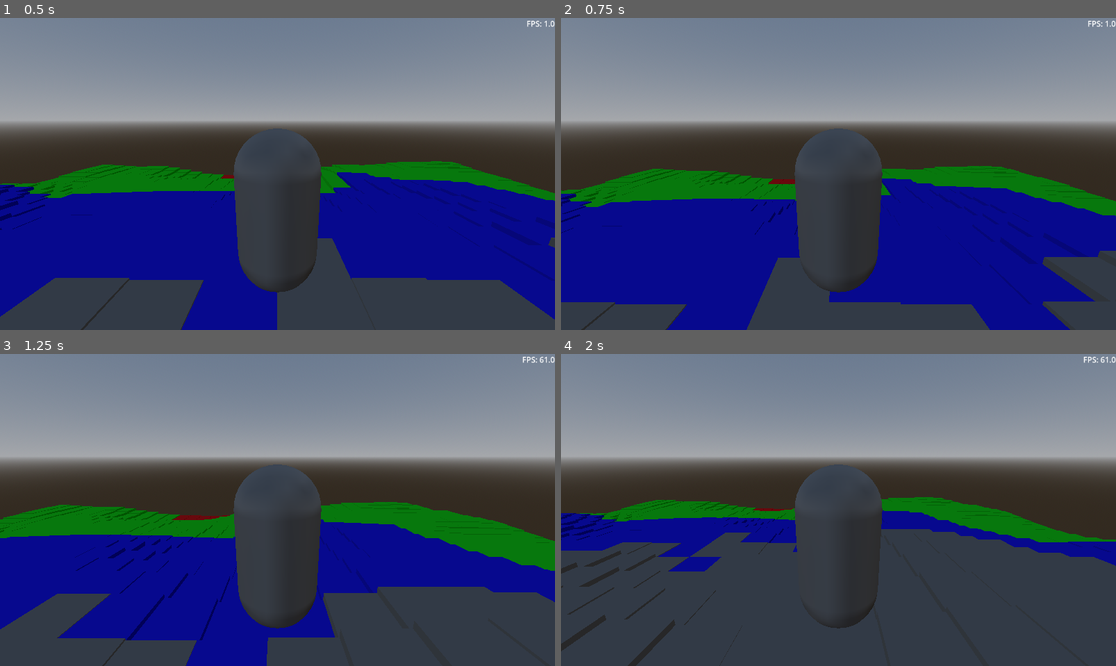
Above: before the commit, frames 1-4 (two rows, left to right).
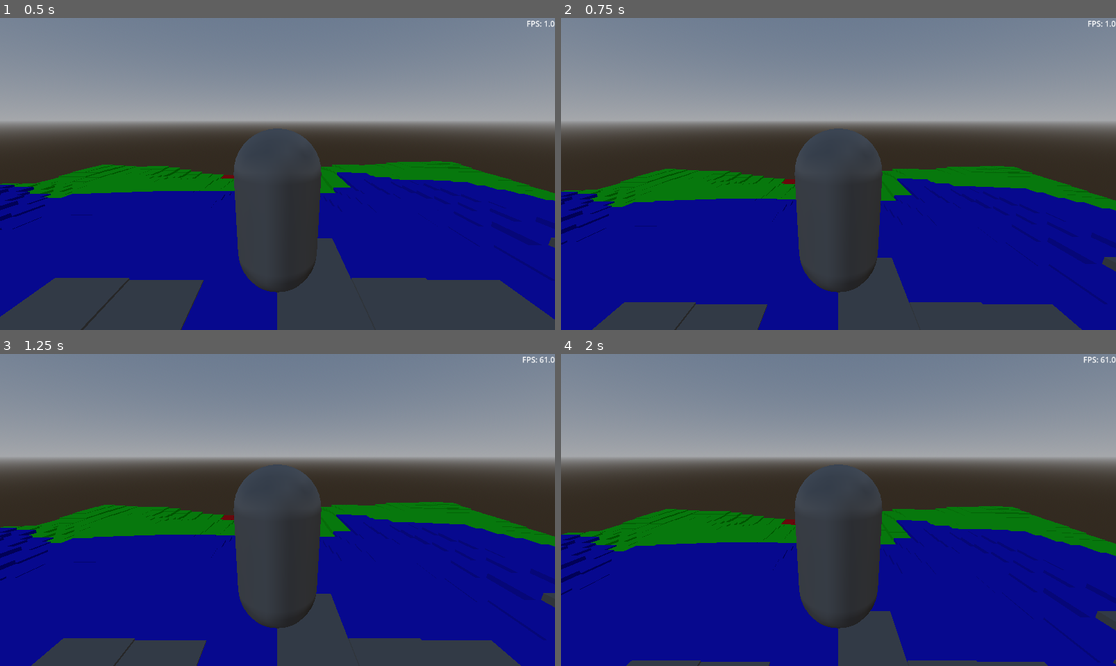
Above: after the commit, the same moments.

Repository: Javijarp/Godot-World-Generation-Tutorial
Game: Godot game, scene res://main.tscn
Two runs of this game, one before a commit and one after it. Both use one fixed random seed, a clock stepped at 60 frames per second and the inputs below.
Inputs:
- Up to frame 1 (0.5 s): no input
- Up to frame 2 (0.75 s): tap Enter (ui_accept) at 0.5 s; hold Right (ui_right) from 0.53 s (still down); tap Y (Fly) at 0.6 s
- Up to frame 3 (1.25 s): keep holding Right (ui_right); tap Enter (ui_accept) at 0.77 s
- Up to frame 4 (2 s): release Right (ui_right) at 1.28 s; hold Down (ui_down) from 1.28 s (still down); tap Space at 1.35 s; tap Enter (ui_accept) at 1.52 s

Frame 1 is identical in both runs. In frame 2, 11% of the frame differs, in the area x 0-100%, y 47-100%; in frame 3, 15%; in frame 4, 39%, in the area x 0-100%, y 45-100%.

Commit message:
Added WASD to the player controller

Diff:
--- a/player.gd
+++ b/player.gd
@@ -37,7 +37,7 @@
 			velocity.y = JUMP_VELOCITY
 
 	# --- 2. HANDLE HORIZONTAL MOVEMENT (X/Z Axis) ---
-	var input_dir := Input.get_vector("ui_left", "ui_right", "ui_up", "ui_down")
+	var input_dir := Input.get_vector("Left", "Right", "Up", "Down")
 	var direction := (transform.basis * Vector3(input_dir.x, 0, input_dir.y)).normalized()
 
 	# Determine current speed based on mode
--- a/project.godot
+++ b/project.godot
@@ -30,6 +30,26 @@
 "events": [Object(InputEventKey,"resource_local_to_scene":false,"resource_name":"","device":-1,"window_id":0,"alt_press …(192 unchanged characters)…
 ]
 }
+Up={
+"deadzone": 0.2,
+"events": [Object(InputEventKey,"resource_local_to_scene":false,"resource_name":"","device":-1,"window_id":0,"alt_pressed":false,"shift_pressed":false,"ctrl_pressed":false,"meta_pressed":false,"pressed":false,"keycode":0,"physical_keycode":87,"key_label":0,"unicode":119,"location":0,"echo":false,"script":null)
+]
+}
+Down={
+"deadzone": 0.2,
+"events": [Object(InputEventKey,"resource_local_to_scene":false,"resource_name":"","device":-1,"window_id":0,"alt_pressed":false,"shift_pressed":false,"ctrl_pressed":false,"meta_pressed":false,"pressed":false,"keycode":0,"physical_keycode":83,"key_label":0,"unicode":115,"location":0,"echo":false,"script":null)
+]
+}
+Left={
+"deadzone": 0.2,
+"events": [Object(InputEventKey,"resource_local_to_scene":false,"resource_name":"","device":-1,"window_id":0,"alt_pressed":false,"shift_pressed":false,"ctrl_pressed":false,"meta_pressed":false,"pressed":false,"keycode":0,"physical_keycode":65,"key_label":0,"unicode":97,"location":0,"echo":false,"script":null)
+]
+}
+Right={
+"deadzone": 0.2,
+"events": [Object(InputEventKey,"resource_local_to_scene":false,"resource_name":"","device":-1,"window_id":0,"alt_pressed":false,"shift_pressed":false,"ctrl_pressed":false,"meta_pressed":false,"pressed":false,"keycode":0,"physical_keycode":68,"key_label":0,"unicode":100,"location":0,"echo":false,"script":null)
+]
+}
 
 [physics]
 
